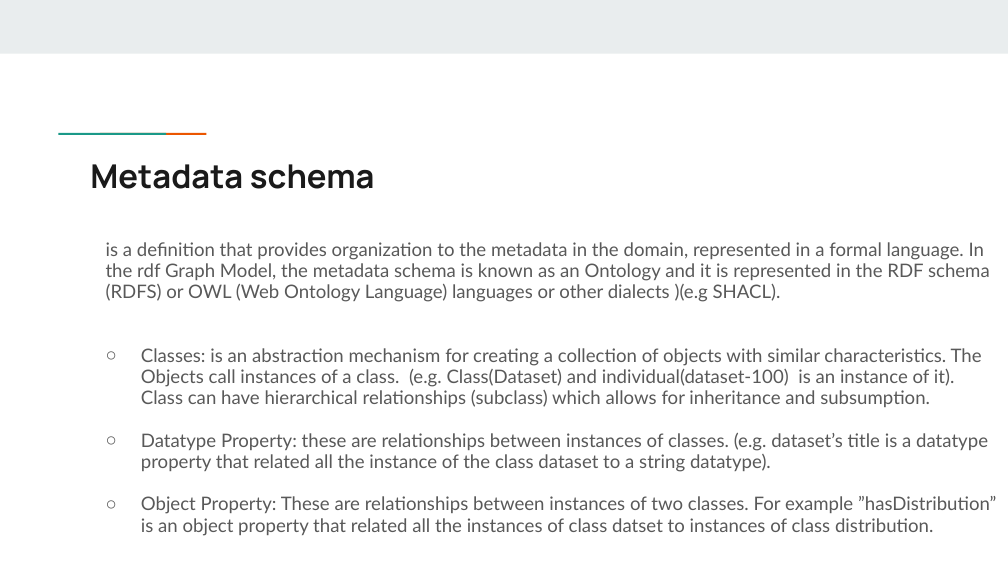
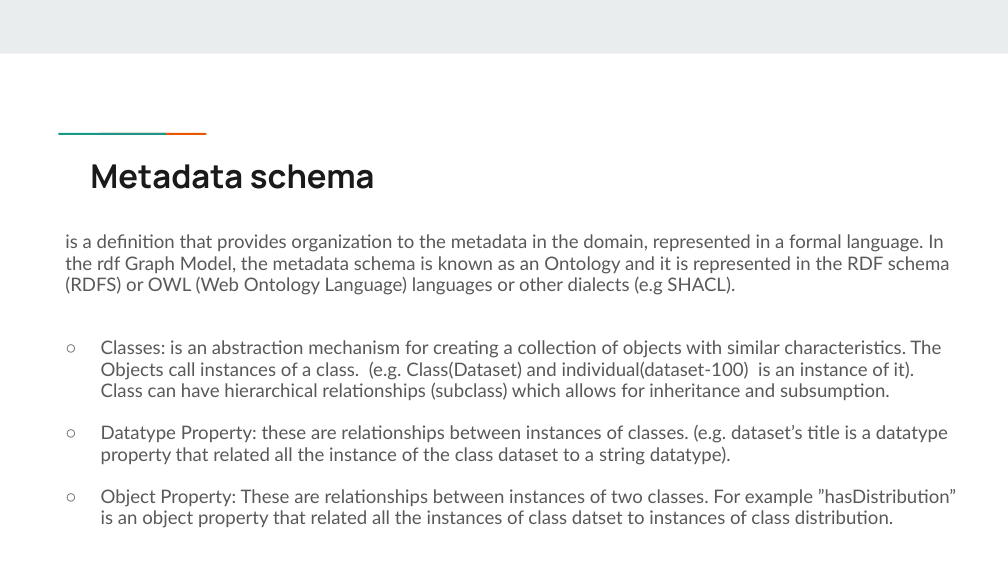
Before and after one commit to Health-RI/health-ri-metadata, a slide deck: slide 5 of Presentations/HRI_Metadata_Schema_ImagingGroup_KickOff (1).pptx. Drawn at 1008x567 pixels with LibreOffice and Linux fonts; fonts in the diff are those of the drawing. Boxes give left, top, right and bottom in pixels: in the first picture for what was removed or moved away, otherwise in the second. Text is boxed around its words. In the diff, an @@ line names an element or a change of style, - is before the commit and + after.

```diff
--- a/Presentations/HRI_Metadata_Schema_ImagingGroup_KickOff (1).pptx
+++ b/Presentations/HRI_Metadata_Schema_ImagingGroup_KickOff (1).pptx
@@ text "is a definition that provides ...": place and size @@
-text "is a definition that provides ..." at (106, 242, 996, 536)
+text "is a definition that provides ..." at (65, 234, 956, 528)
@@ text at (65, 234, 950, 295): text changed @@
-is a definition that provides organization to the metadata in the domain, represented in a formal language. In the rdf Graph Model, the metadata schema is known as an Ontology and it is represented in the RDF schema (RDFS) or OWL (Web Ontology Language) languages or other dialects )(e.g SHACL).
+is a definition that provides organization to the metadata in the domain, represented in a formal language. In the rdf Graph Model, the metadata schema is known as an Ontology and it is represented in the RDF schema (RDFS) or OWL (Web Ontology Language) languages or other dialects (e.g SHACL).
```
Also in this commit, not shown: 10 other slides changed, 1 slide removed, 1 other file.
